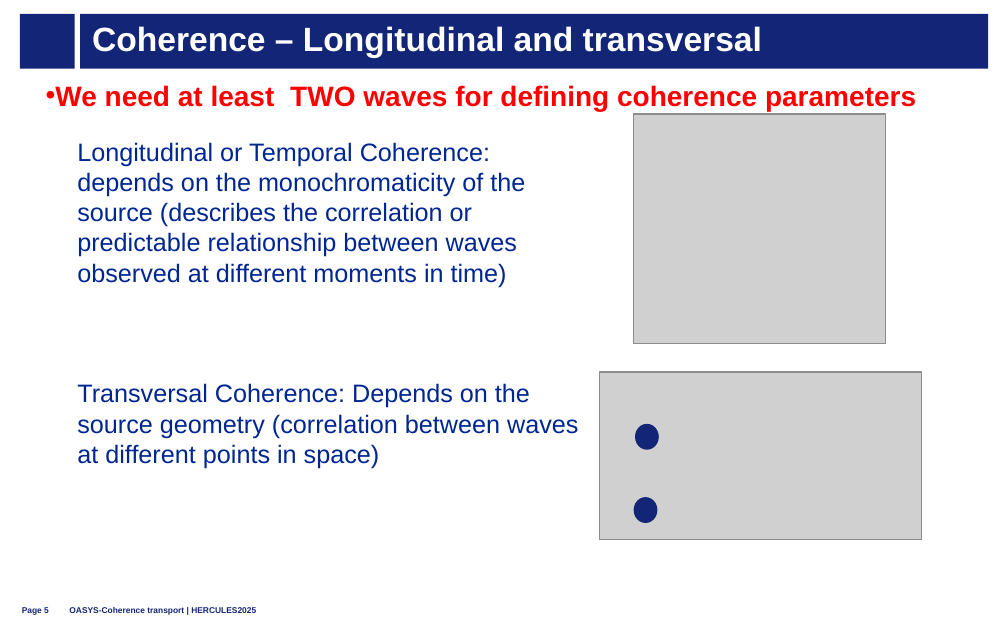
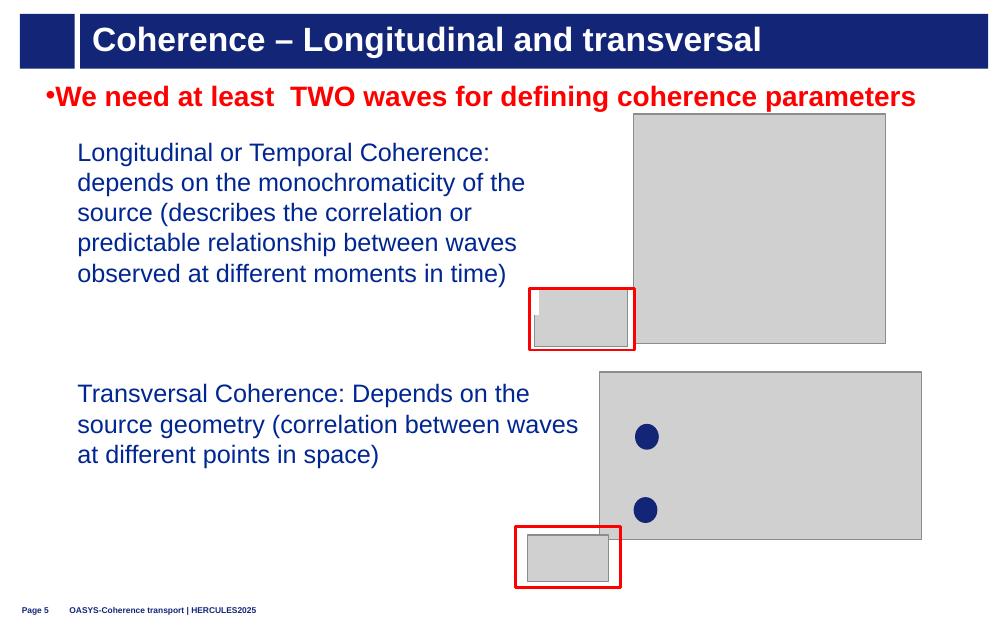
Before and after one commit to oasys-esrf-kit/oasys_hercules_2025, a slide deck: slide 5 of hercules2025_D_coherence_transport.pptx. Drawn at 1008x630 pixels with LibreOffice and Linux fonts; fonts in the diff are those of the drawing; grey boxes stand for pictures; background and template pictures are left out. Boxes give left, top, right and bottom in pixels: in the first picture for what was removed or moved away, otherwise in the second. Text is boxed around its words. In the diff, an @@ line names an element or a change of style, - is before the commit and + after.

```diff
--- a/hercules2025_D_coherence_transport.pptx
+++ b/hercules2025_D_coherence_transport.pptx
@@ rectangle added at <box>529,289,634,351</box>, outline #FF0000 2 pt @@
@@ picture added at <box>534,289,628,347</box> @@
@@ rectangle added at <box>515,526,620,588</box>, outline #FF0000 2 pt @@
@@ picture added at <box>528,535,609,582</box> @@
```
Also in this commit, not shown: 1 other slide changed, 1 other file.
